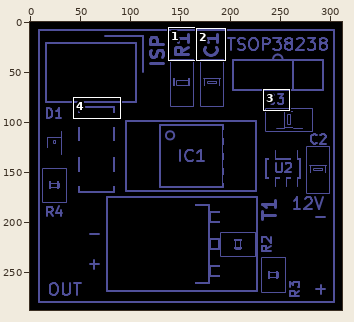
File history of a sprite sheet, gerber_files/PNGs/LED-strip_PWM_IR-F_SilkS.gto.png. The picture above shows the old version from afar; the outline marks the close-up.
Close-up. The starting point:
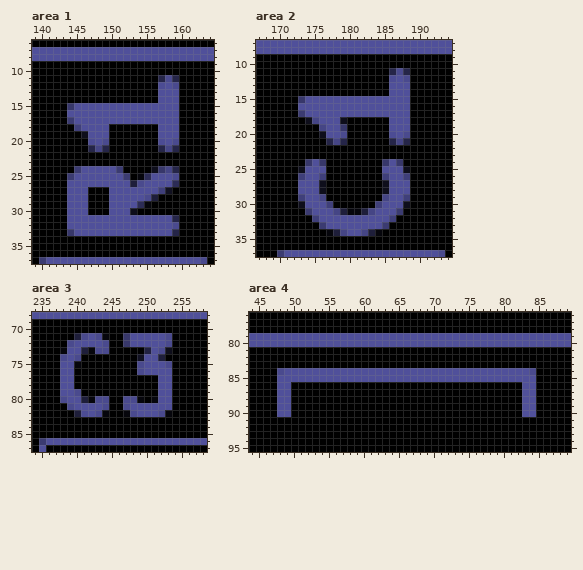
The file is 312x288 pixels. Colours within 5 levels of each other are drawn and written as one. Shown: area 1: x 139..164, y 6..37; area 2: x 167..194, y 7..37; area 3: x 234..258, y 68..87; area 4: x 44..89, y 76..95. The commit also changed other parts of the picture, which this record leaves out.
Now the later version:
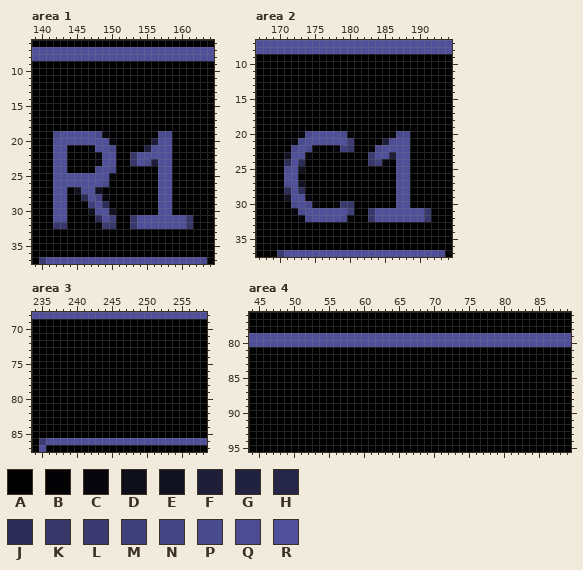
Palette (. is transparent): A #000000  B #030306  C #06060c  D #0e0e1b  E #111122  F #1e1e3a  G #212140  H #252548  J #2c2c56  K #37376a  L #3b3b71  M #3f3f7a  N #454585  P #4a4a8e  Q #4c4c94  R #50509a
Edits made:
--- area 1
@@ x 139..164 @@
 10 AAAAAAAAAAAAAAAAAAAAAAAAAA
-11 AAAAAAAAAAAAAAAAAAHPHAAAAA
-12 AAAAAAAAAAAAAAAAAAQRPAAAAA
-13 AAAAAAAAAAAAAAAAAARRRAAAAA
-14 AAAAAAAAAAAAAAAAAARRRAAAAA
-15 AAAAAKRRRRRRRRRRRRRRRAAAAA
-16 AAAAARRRRRRRRRRRRRRRRAAAAA
-17 AAAAALRRRRRRRRRRRRRRRAAAAA
-18 AAAAAAMRRRRAAAAAAARRRAAAAA
-19 AAAAAAADRRRAAAAAAARRRAAAAA
-20 AAAAAAAAQRPAAAAAAAQRPAAAAA
-21 AAAAAAAAHNHAAAAAAAHNHAAAAA
-22 AAAAAAAAAAAAAAAAAAAAAAAAAA
-23 AAAAAAAAAAAAAAAAAAAAAAAAAA
-24 AAAAAALRRRRRLAAAADKNHAAAAA
-25 AAAAALRRRRRRRLACJRRRPAAAAA
-26 AAAAARRRRRRRRRFPRRRRJAAAAA
-27 AAAAARRRAAARRRRRRRMEAAAAAA
-28 AAAAARRRAAARRRRRPFAAAAAAAA
-29 AAAAARRRAAARRRRJCAAAAAAAAA
-30 AAAAARRRAAARRRDAAAAAAAAAAA
-31 AAAAARRRRRRRRRRRRRRRHAAAAA
-32 AAAAARRRRRRRRRRRRRRRPAAAAA
-33 AAAAAKRRRRRRRRRRRRRRHAAAAA
+11 AAAAAAAAAAAAAAAAAAAAAAAAAA
+12 AAAAAAAAAAAAAAAAAAAAAAAAAA
+13 AAAAAAAAAAAAAAAAAAAAAAAAAA
+14 AAAAAAAAAAAAAAAAAAAAAAAAAA
+15 AAAAAAAAAAAAAAAAAAAAAAAAAA
+16 AAAAAAAAAAAAAAAAAAAAAAAAAA
+17 AAAAAAAAAAAAAAAAAAAAAAAAAA
+18 AAAAAAAAAAAAAAAAAAAAAAAAAA
+19 AAAPRRRRRPCAAAAAAAPPAAAAAA
+20 AAARRRRRRRRCAAAAAFRRAAAAAA
+21 AAARRAAACRRPAAAAFRRRAAAAAA
+22 AAARRAAAACRRAAKRRRRRAAAAAA
+23 AAARRAAAACRRAAKRPFRRAAAAAA
+24 AAARRAAAAPRPAAAAAARRAAAAAA
+25 AAARRRRRRRRCAAAAAARRAAAAAA
+26 AAARRRRRRRPAAAAAAARRAAAAAA
+27 AAARRAERREAAAAAAAARRAAAAAA
+28 AAARRAAJRNCAAAAAAARRAAAAAA
+29 AAARRAAAMRJAAAAAAARRAAAAAA
+30 AAARRAAAERREAAAAAARRAAAAAA
+31 AAARRAAAAJRMAAKRRRRRRRKAAA
+32 AAAKKAAAABLKAAKRRRRRRRKAAA
+33 AAAAAAAAAAAAAAAAAAAAAAAAAA
 34 AAAAAAAAAAAAAAAAAAAAAAAAAA
--- area 2
@@ x 167..194 @@
 10 AAAAAAAAAAAAAAAAAAAAAAAAAAAA
-11 AAAAAAAAAAAAAAAAAAAHPHAAAAAA
-12 AAAAAAAAAAAAAAAAAAAQRPAAAAAA
-13 AAAAAAAAAAAAAAAAAAARRRAAAAAA
-14 AAAAAAAAAAAAAAAAAAARRRAAAAAA
-15 AAAAAAKRRRRRRRRRRRRRRRAAAAAA
-16 AAAAAARRRRRRRRRRRRRRRRAAAAAA
-17 AAAAAALRRRRRRRRRRRRRRRAAAAAA
-18 AAAAAAADNRRRDAAAAAARRRAAAAAA
-19 AAAAAAAAANRRKAAAAAARRRAAAAAA
-20 AAAAAAAAADRRPAAAAAAQRPAAAAAA
-21 AAAAAAAAAAHNHAAAAAAHNHAAAAAA
-22 AAAAAAAAAAAAAAAAAAAAAAAAAAAA
-23 AAAAAAAAAAAAAAAAAAAAAAAAAAAA
-24 AAAAAAAKRKAAAAAAAAKRKAAAAAAA
-25 AAAAAADRRRAAAAAAAARRRDAAAAAA
-26 AAAAAAMRRMAAAAAAAAMRRMAAAAAA
-27 AAAAAARRRDAAAAAAAADRRRAAAAAA
-28 AAAAAARRRDAAAAAAAADRRRAAAAAA
-29 AAAAAAMRRNAAAAAAAANRRMAAAAAA
-30 AAAAAADRRRMAAAAAAMRRRDAAAAAA
-31 AAAAAAALRRRNFCCFNRRRLAAAAAAA
-32 AAAAAAAAMRRRRRRRRRRMAAAAAAAA
-33 AAAAAAAAALRRRRRRRRLAAAAAAAAA
-34 AAAAAAAAAACFNRRNFCAAAAAAAAAA
+11 AAAAAAAAAAAAAAAAAAAAAAAAAAAA
+12 AAAAAAAAAAAAAAAAAAAAAAAAAAAA
+13 AAAAAAAAAAAAAAAAAAAAAAAAAAAA
+14 AAAAAAAAAAAAAAAAAAAAAAAAAAAA
+15 AAAAAAAAAAAAAAAAAAAAAAAAAAAA
+16 AAAAAAAAAAAAAAAAAAAAAAAAAAAA
+17 AAAAAAAAAAAAAAAAAAAAAAAAAAAA
+18 AAAAAAAAAAAAAAAAAAAAAAAAAAAA
+19 AAAAAAAAAAAAAAAAAAAAAAAAAAAA
+20 AAAAAACPRRRRPCAAAAACPPAAAAAA
+21 AAAAACPRRRRRRLAAAAFQRRAAAAAA
+22 AAAAAPRPCAACMKAACPRRRRAAAAAA
+23 AAAAERRCAAAAAAAALRRFRRAAAAAA
+24 AAAAJRJAAAAAAAAAKMCARRAAAAAA
+25 AAAAQREAAAAAAAAAAAAARRAAAAAA
+26 AAAARRAAAAAAAAAAAAAARRAAAAAA
+27 AAAAQREAAAAAAAAAAAAARRAAAAAA
+28 AAAAJRJAAAAAAAAAAAAARRAAAAAA
+29 AAAAERRCAAAAAAAAAAAARRAAAAAA
+30 AAAAAPRPCAACLKAAAAAARRAAAAAA
+31 AAAAACPRRRRRRMAAKRRRRRRRKAAA
+32 AAAAAACPRRRRPCAAKRRRRRRRKAAA
+33 AAAAAAAAAAAAAAAAAAAAAAAAAAAA
+34 AAAAAAAAAAAAAAAAAAAAAAAAAAAA
 35 AAAAAAAAAAAAAAAAAAAAAAAAAAAA
--- area 3
@@ x 234..258 @@
 70 AAAAAAAAAAAAAAAAAAAAAAAAA
-71 AAAAAAFPRPCAAKRRRRRPAAAAA
-72 AAAAAPRRRRPAAKRRRRRPAAAAA
-73 AAAACRRFCPPAAAAAGRPDAAAAA
-74 AAAAPRPAAAAAAAAERRFAAAAAA
-75 AAAARRCAAAAAAAAPRRRPAAAAA
-76 AAAARRAAAAAAAAAPRRRRAAAAA
-77 AAAARRAAAAAAAAAAAARRAAAAA
-78 AAAARRAAAAAAAAAAAARRAAAAA
-79 AAAARRPAAAAAAAAAAARRAAAAA
-80 AAAAPRRFCPPAAPPCACRRAAAAA
-81 AAAAAPRRRRPAAPRRRRRRAAAAA
-82 AAAAAAFQRPCAACPRRRPCAAAAA
+71 AAAAAAAAAAAAAAAAAAAAAAAAA
+72 AAAAAAAAAAAAAAAAAAAAAAAAA
+73 AAAAAAAAAAAAAAAAAAAAAAAAA
+74 AAAAAAAAAAAAAAAAAAAAAAAAA
+75 AAAAAAAAAAAAAAAAAAAAAAAAA
+76 AAAAAAAAAAAAAAAAAAAAAAAAA
+77 AAAAAAAAAAAAAAAAAAAAAAAAA
+78 AAAAAAAAAAAAAAAAAAAAAAAAA
+79 AAAAAAAAAAAAAAAAAAAAAAAAA
+80 AAAAAAAAAAAAAAAAAAAAAAAAA
+81 AAAAAAAAAAAAAAAAAAAAAAAAA
+82 AAAAAAAAAAAAAAAAAAAAAAAAA
 83 AAAAAAAAAAAAAAAAAAAAAAAAA
--- area 4
@@ x 44..89 @@
 83 AAAAAAAAAAAAAAAAAAAAAAAAAAAAAAAAAAAAAAAAAAAAAA
-84 AAAAPRRRRRRRRRRRRRRRRRRRRRRRRRRRRRRRRRRRPAAAAA
-85 AAAARRRRRRRRRRRRRRRRRRRRRRRRRRRRRRRRRRRRRAAAAA
-86 AAAARRAAAAAAAAAAAAAAAAAAAAAAAAAAAAAAAAARRAAAAA
-87 AAAARRAAAAAAAAAAAAAAAAAAAAAAAAAAAAAAAAARRAAAAA
-88 AAAARRAAAAAAAAAAAAAAAAAAAAAAAAAAAAAAAAARRAAAAA
-89 AAAARRAAAAAAAAAAAAAAAAAAAAAAAAAAAAAAAAARRAAAAA
-90 AAAARRAAAAAAAAAAAAAAAAAAAAAAAAAAAAAAAAARRAAAAA
+84 AAAAAAAAAAAAAAAAAAAAAAAAAAAAAAAAAAAAAAAAAAAAAA
+85 AAAAAAAAAAAAAAAAAAAAAAAAAAAAAAAAAAAAAAAAAAAAAA
+86 AAAAAAAAAAAAAAAAAAAAAAAAAAAAAAAAAAAAAAAAAAAAAA
+87 AAAAAAAAAAAAAAAAAAAAAAAAAAAAAAAAAAAAAAAAAAAAAA
+88 AAAAAAAAAAAAAAAAAAAAAAAAAAAAAAAAAAAAAAAAAAAAAA
+89 AAAAAAAAAAAAAAAAAAAAAAAAAAAAAAAAAAAAAAAAAAAAAA
+90 AAAAAAAAAAAAAAAAAAAAAAAAAAAAAAAAAAAAAAAAAAAAAA
 91 AAAAAAAAAAAAAAAAAAAAAAAAAAAAAAAAAAAAAAAAAAAAAA
Pixel boxes of the changes (left, top, right, bottom) in both close-ups:
changed: (53, 75, 193, 236)
changed: (284, 68, 431, 236)
changed: (60, 333, 172, 417)
changed: (277, 368, 536, 417)
